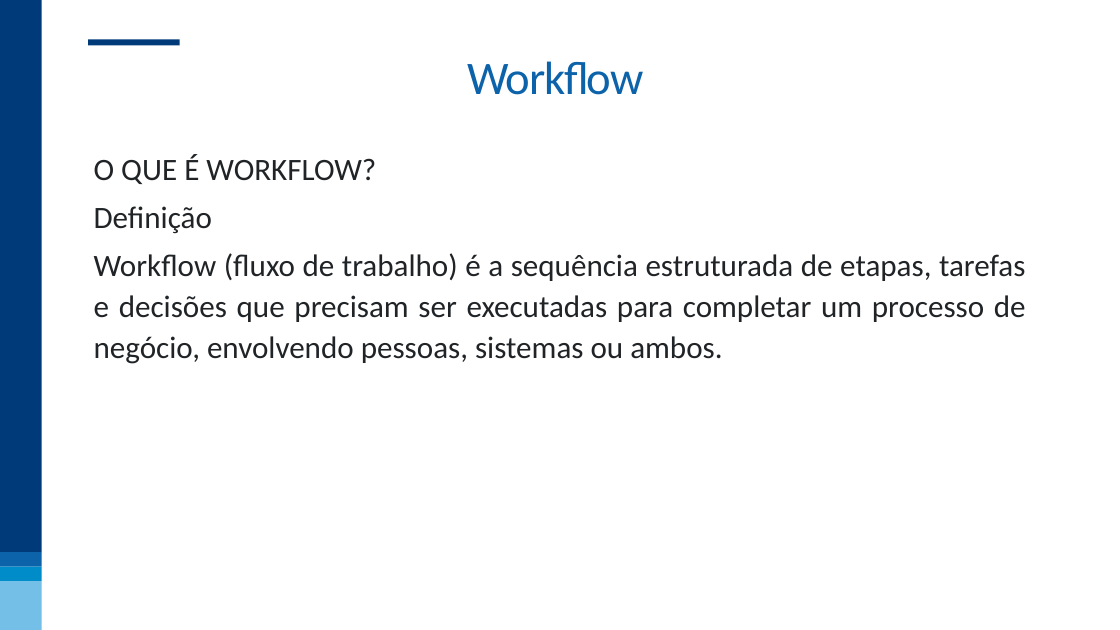
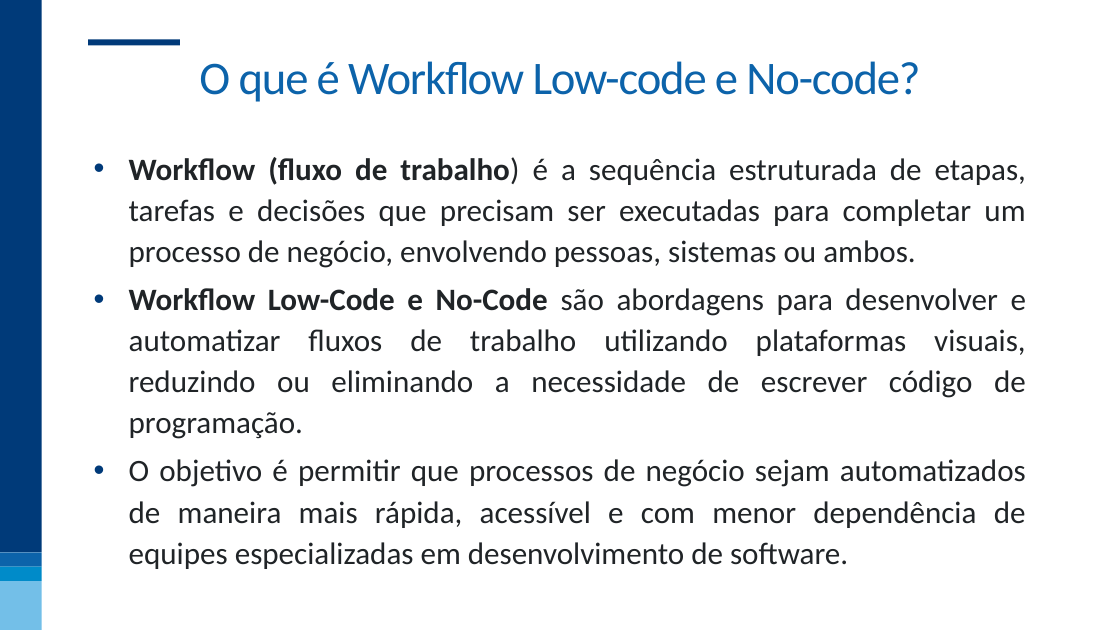
Before and after one commit to nogueira-cavalcante/fgv, a slide deck: slide 3 of Workflow Low-Code e No-Code/apresentações/01 - Workflow Low-code e No-code.pptx (slide 6 before the commit). Drawn at 1120x630 pixels with LibreOffice and Linux fonts; fonts in the diff are those of the drawing; background and template pictures are left out. Boxes give left, top, right and bottom in pixels: in the first picture for what was removed or moved away, otherwise in the second. Text is boxed around its words. In the diff, an @@ line names an element or a change of style, - is before the commit and + after.

Commit message:
Começo da apresentação de workflow low-code e no-code

```diff
--- a/Workflow Low-Code e No-Code/apresentações/01 - Workflow Low-code e No-code.pptx
+++ b/Workflow Low-Code e No-Code/apresentações/01 - Workflow Low-code e No-code.pptx
@@ title at bbox=[199, 61, 920, 102]: text changed @@
-Workflow
+O que é Workflow Low-code e No-code?
@@ text at bbox=[94, 154, 376, 233]: paragraphs removed @@
-O QUE É WORKFLOW?
-Definição
@@ text at bbox=[129, 157, 1026, 268]: bold on in "Workflow (fluxo de trabalho)"; bullet none to • @@
@@ text at bbox=[129, 288, 1026, 569]: paragraphs added @@
+• Workflow Low-Code e No-Code são abordagens para desenvolver e automatizar fluxos de trabalho utilizando plataformas visuais, reduzindo ou eliminando a necessidade de escrever código de programação.
+• O objetivo é permitir que processos de negócio sejam automatizados de maneira mais rápida, acessível e com menor dependência de equipes especializadas em desenvolvimento de software.
```
Also in this commit, not shown: 8 other slides changed, 2 slides added, 12 slides removed.
